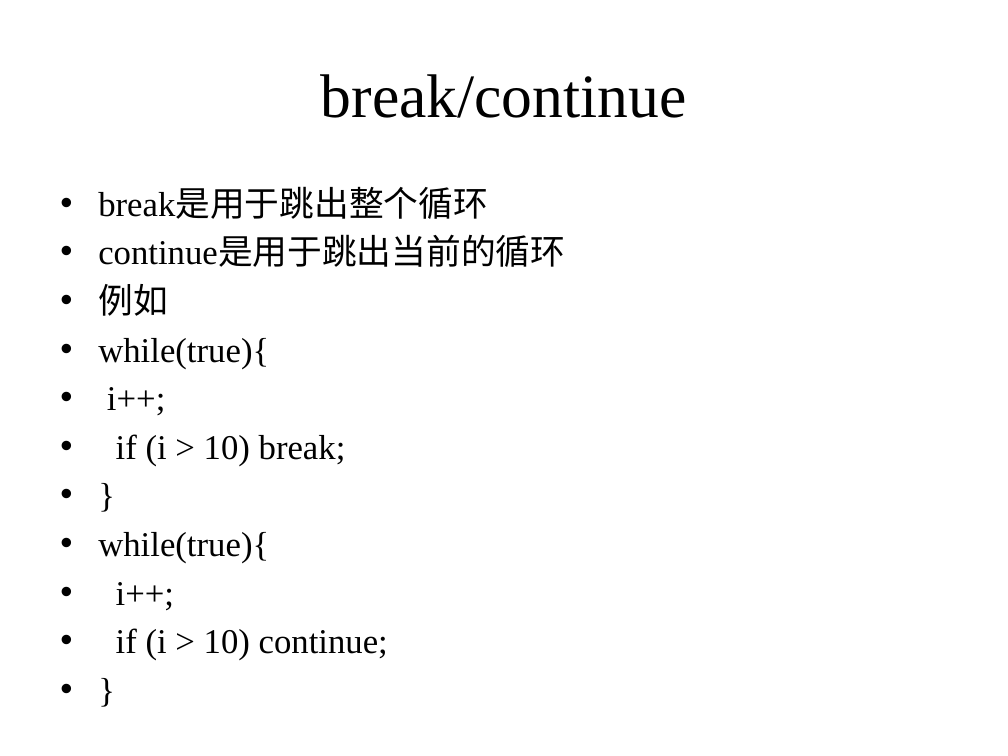
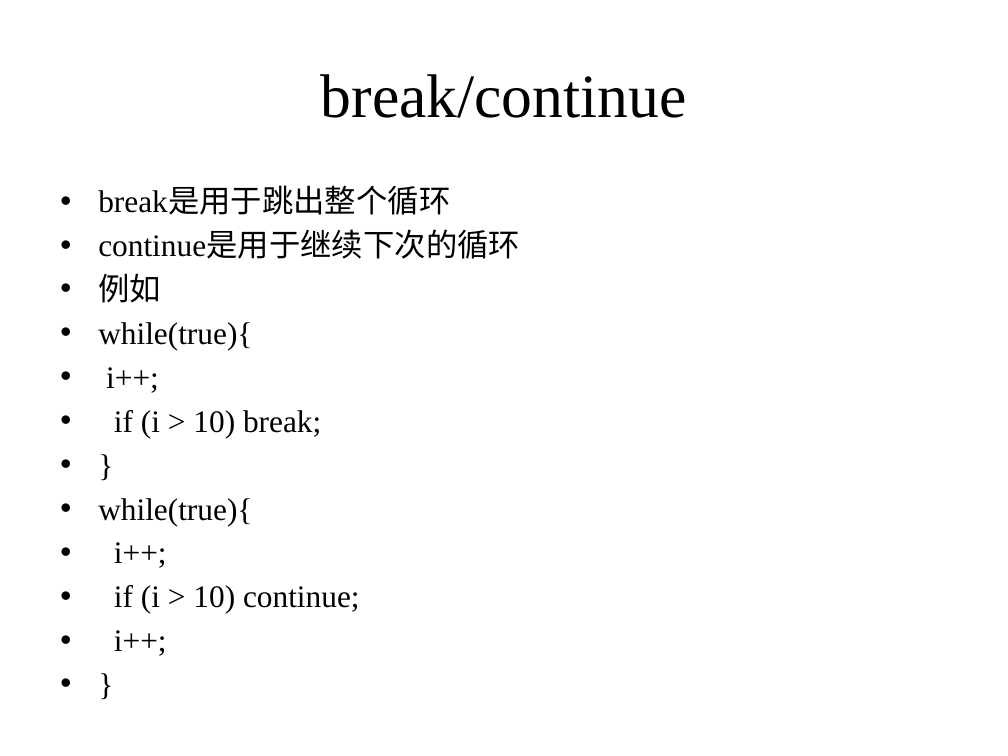
Before and after one commit to zhutao2015/JavaCourse, a slide deck: slide 6 of lesson8/java-loop.pptx. Drawn at 1008x756 pixels with LibreOffice and Linux fonts; fonts in the diff are those of the drawing. Boxes give left, top, right and bottom in pixels: in the first picture for what was removed or moved away, otherwise in the second. Text is boxed around its words. In the diff, an @@ line names an element or a change of style, - is before the commit and + after.

```diff
--- a/lesson8/java-loop.pptx
+++ b/lesson8/java-loop.pptx
@@ text at [98,188,450,614]: size 24.8 to 22.4 pt in "break是用于跳出整个循环", "例如", "while(true){", "i++;" and 6 more places @@
@@ text at [98,232,520,259]: text changed; size 24.8 to 22.4 pt @@
-• continue是用于跳出当前的循环
+• continue是用于继续下次的循环
@@ text at [114,630,167,656]: paragraph added @@
+• i++;
```
Also in this commit, not shown: 2 other files.
